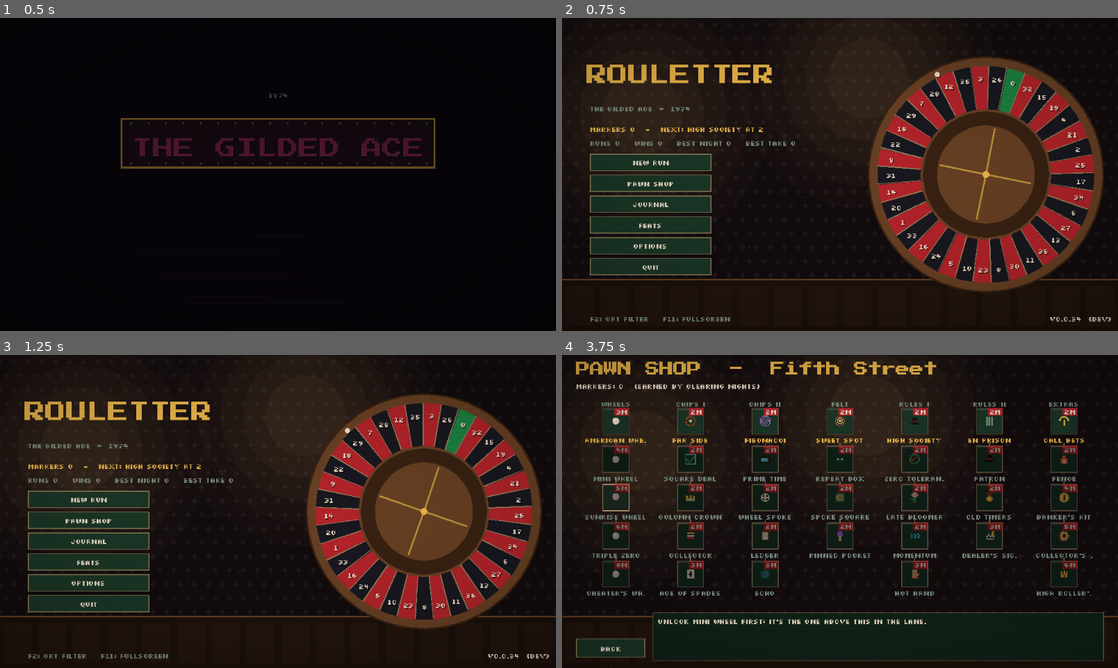
Above: before the commit, frames 1-4 (two rows, left to right).
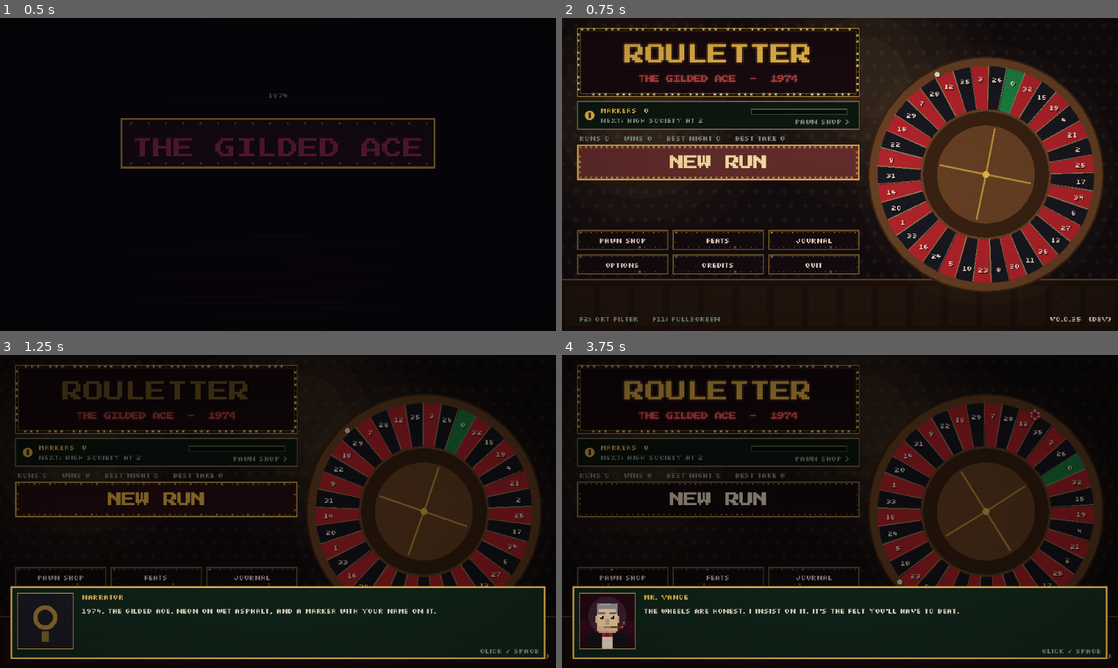
Above: after the commit, the same moments.

Repository: sugnauk/Rouletter
Game: Godot game, scene res://scenes/main.tscn
Same seed, same stepped clock (60 frames per second), same inputs: the game is played once before the commit and once after it.
Inputs (mouse positions are in pixels of both pictures, inside the frame that each line leads up to):
- Up to frame 1 (0.5 s): no input
- Up to frame 2 (0.75 s): tap Enter at 0.5 s; hold Right from 0.53 s (still down); hold Shift from 0.53 s (still down); click (840, 174) at 0.67 s
- Up to frame 3 (1.25 s): keep holding Right; keep holding Shift; tap Space at 0.77 s; tap Ctrl at 0.8 s
- Up to frame 4 (3.75 s): release Right at 1.25 s; release Shift at 1.25 s; click "Pawn Shop" at 1.25 s; click (617, 420) at 2.02 s; click (617, 458) at 2.77 s; click (617, 498) at 3.52 s

Frame 1 is identical in both runs. In frame 2, 21% of the frame differs, in the area x 2-94%, y 3-98%; in frame 3, 37%, in the area x 0-100%, y 3-98%; in frame 4, 35%.

Commit message:
v0.0.35: casino-marquee buttons and a new home screen
Co-Authored-By: Claude Opus 5.5 <noreply@anthropic.com>
Claude-Session: https://claude.ai/code/session_013q6d3yRkHgTahmnKYGjD8n

Diff:
--- a/core/version.gd
+++ b/core/version.gd
@@ -4,7 +4,7 @@
 ## The deploy workflow overwrites BUILD with the commit hash and build time, so "dev" means a
 ## local/editor run.
 
-const VERSION := "0.0.34"
+const VERSION := "0.0.35"
 const BUILD := "dev"
 
 
--- a/scenes/screens/select_screen.gd
+++ b/scenes/screens/select_screen.gd
@@ -19,7 +19,7 @@
 var desc_lbl: Label
 var style_lbl: Label
 var stat_lbl: Label
-var go_btn: Button
+var go_btn   ## a pulsing marquee (scenes/ui/marquee_button.gd)
 var act_btn: Button
 var acts := 1
 var grade := 0
@@ -99,7 +99,8 @@
 	stat_lbl = P.label(panel, "", P.FONT_SMALL, P.DIM)
 	stat_lbl.autowrap_mode = TextServer.AUTOWRAP_WORD_SMART
 	P.place(stat_lbl, Vector2(8, 160), Vector2(264, 100))
-	go_btn = P.button(self, "Deal me in", _deal, Vector2(120, 24))
+	go_btn = P.button(self, "DEAL ME IN", _deal, Vector2(120, 24))
+	go_btn.pulse = true
 	act_btn = P.button(self, "", _toggle_act, Vector2(166, 24))
 	P.place(act_btn, Vector2(334, 322))
 	level_btn = P.button(self, "", func():
--- a/scenes/screens/title_screen.gd
+++ b/scenes/screens/title_screen.gd
@@ -1,6 +1,10 @@
 extends Control
+## The home screen, dressed as a casino front: a neon sign ringed with chasing bulbs, a lit
+## Markers board (click it for the Pawn Shop), a big pulsing NEW RUN, a ticket stub for the run
+## you left, and chips tumbling past the wheel.
 
 const P := preload("res://scenes/ui/palette.gd")
+const Art := preload("res://scenes/ui/art.gd")
 const Board := preload("res://core/board.gd")
 const Version := preload("res://core/version.gd")
 const WheelView := preload("res://scenes/ui/wheel_view.gd")
@@ -8,69 +12,236 @@
 const Wheels := preload("res://core/wheels.gd")
 const Content := preload("res://core/content.gd")
 
+const SIGN := Rect2(18, 12, 324, 78)
+const BOARD := Rect2(18, 96, 324, 32)
+const TICKET := Rect2(18, 192, 324, 44)
+
 var main
-var debt_lbl: Label
+var continue_btn   ## marquee buttons (scenes/ui/marquee_button.gd)
+var new_btn
 var info_lbl: Label
-var continue_btn: Button
 var continue_info: Label
+var sign_view: Control
+var board_view: Control
+var ticket_view: Control
+var chips_view: Control
+var _t := 0.0
+var _flicker := 0.0
+var falling := []      ## chips tumbling past the wheel: {pos, vel, spin, col}
+var _next_chip := 1.0
+var board_text := ["", "", 0.0]   ## markers line, next-unlock line, progress 0..1
 
 
 func setup() -> void:
+	# Behind everything: a soft spotlight on the wheel.
+	var glow := Control.new()
+	glow.mouse_filter = Control.MOUSE_FILTER_IGNORE
+	P.place(glow, Vector2.ZERO, Vector2(640, 360))
+	glow.draw.connect(func():
+		var a := 0.05 + 0.03 * sin(_t * 1.3)
+		for i in range(5):
+			glow.draw_circle(Vector2(488, 180), 150.0 - i * 22.0, Color(1.0, 0.8, 0.45, a * (0.4 + i * 0.15)), true, -1.0, false))
+	add_child(glow)
 	var wheel = WheelView.new()
 	wheel.board = Board.new("european")
 	wheel.idle_spin = true
 	P.place(wheel, Vector2(352, 44), Vector2(272, 272))
 	add_child(wheel)
-	P.place(P.label(self, "ROULETTER", P.FONT_HUGE, P.GOLD), Vector2(28, 54))
-	P.place(P.label(self, "The Gilded Ace  -  1974", P.FONT, P.DIM), Vector2(32, 98))
-	debt_lbl = P.label(self, "", P.FONT, P.GOLD)
-	P.place(debt_lbl, Vector2(32, 122))
+	chips_view = Control.new()
+	chips_view.mouse_filter = Control.MOUSE_FILTER_IGNORE
+	P.place(chips_view, Vector2.ZERO, Vector2(640, 360))
+	chips_view.draw.connect(_draw_chips)
+	add_child(chips_view)
+	sign_view = Control.new()
+	sign_view.mouse_filter = Control.MOUSE_FILTER_IGNORE
+	P.place(sign_view, SIGN.position, SIGN.size)
+	sign_view.draw.connect(_draw_sign)
+	add_child(sign_view)
+	# The Markers board doubles as the way into the Pawn Shop.
+	board_view = Button.new()
+	board_view.flat = true
+	board_view.focus_mode = Control.FOCUS_NONE
+	P.place(board_view, BOARD.position, BOARD.size)
+	board_view.draw.connect(_draw_board)
+	board_view.pressed.connect(func():
+		Sfx.play("click")
+		main.show_screen("pawn"))
+	board_view.mouse_entered.connect(board_view.queue_redraw)
+	board_view.mouse_exited.connect(board_view.queue_redraw)
+	add_child(board_view)
 	info_lbl = P.label(self, "", P.FONT_SMALL, P.DIM)
-	P.place(info_lbl, Vector2(32, 138))
-	var menu := VBoxContainer.new()
-	menu.add_theme_constant_override("separation", 4)
-	P.place(menu, Vector2(32, 156))
-	add_child(menu)
-	continue_btn = P.button(menu, "Continue Run", func(): main.continue_run(), Vector2(140, 20))
-	for b in [["New Run", func(): main.begin_flow()], ["Pawn Shop", func(): main.show_screen("pawn")],
-			["Journal", func(): main.show_screen("journal")], ["Feats", func(): main.show_screen("feats")],
-			["Options", func(): main.open_options()], ["Quit", func(): get_tree().quit()]]:
-		P.button(menu, b[0], b[1], Vector2(140, 20))
-	continue_info = P.label(self, "", P.FONT_SMALL, P.CREAM)
-	continue_info.autowrap_mode = TextServer.AUTOWRAP_WORD_SMART
+	P.place(info_lbl, Vector2(20, 132))
+	# The big plaque, and Continue beside it when there's a run to pick up.
+	new_btn = P.button(self, "NEW RUN", func(): main.begin_flow(), Vector2(196, 40), P.FONT_BIG)
+	new_btn.add_theme_font_override("font", P.title_font())
+	new_btn.pulse = true
+	P.place(new_btn, Vector2(18, 146))
+	continue_btn = P.button(self, "CONTINUE", func(): main.continue_run(), Vector2(122, 40), P.FONT)
+	continue_btn.accent = P.CYAN
+	P.place(continue_btn, Vector2(220, 146))
+	# The ticket stub: what the saved run looks like.
+	ticket_view = Control.new()
+	ticket_view.mouse_filter = Control.MOUSE_FILTER_IGNORE
+	P.place(ticket_view, TICKET.position, TICKET.size)
+	ticket_view.draw.connect(_draw_ticket)
+	add_child(ticket_view)
+	continue_info = P.label(ticket_view, "", P.FONT_SMALL, P.BLACK)
 	continue_info.add_theme_constant_override("line_spacing", -1)
-	P.place(continue_info, Vector2(180, 158), Vector2(170, 90))
+	P.place(continue_info, Vector2(30, 5), Vector2(288, 36))
+	# Everything else, smaller marquees in a grid.
+	var grid := GridContainer.new()
+	grid.columns = 3
+	grid.add_theme_constant_override("h_separation", 6)
+	grid.add_theme_constant_override("v_separation", 6)
+	P.place(grid, Vector2(18, 244))
+	add_child(grid)
+	for b in [["Pawn Shop", func(): main.show_screen("pawn")], ["Feats", func(): main.show_screen("feats")],
+			["Journal", func(): main.show_screen("journal")], ["Options", func(): main.open_options()],
+			["Credits", func(): main.show_screen("credits")], ["Quit", func(): get_tree().quit()]]:
+		P.button(grid, b[0], b[1], Vector2(104, 22))
 	# On the web, phones get the tip that matters: home-screen play is truly full screen.
 	var hint := "On a phone: Share > Add to Home Screen plays full screen. Options > Screen fit if it's cut off." if OS.has_feature("web") \
 		else "F2: CRT filter    F11: fullscreen"
-	P.place(P.label(self, hint, P.FONT_SMALL, P.DIM), Vector2(32, 340))
+	P.place(P.label(self, hint, P.FONT_SMALL, P.DIM), Vector2(20, 340))
 	var ver := P.label(self, Version.label(), P.FONT_SMALL, P.CREAM)
 	ver.horizontal_alignment = HORIZONTAL_ALIGNMENT_RIGHT
 	P.place(ver, Vector2(408, 340), Vector2(224, 10))
 
 
+func _process(delta: float) -> void:
+	if not visible:
+		return
+	_t += delta
+	# The sign flickers now and then, like an old tube.
+	if _flicker > 0.0:
+		_flicker -= delta
+	elif randf() < delta * 0.25:
+		_flicker = randf_range(0.08, 0.3)
+	# Chips tumble past the wheel every few seconds.
+	_next_chip -= delta
+	if _next_chip <= 0.0:
+		_next_chip = randf_range(1.2, 3.0)
+		var cols := [P.RED, P.GOLD, P.CREAM, Color("#3f6fd1"), P.GOOD]
+		falling.append({"pos": Vector2(randf_range(370, 620), -10), "vel": Vector2(randf_range(-12, 12), randf_range(40, 70)),
+			"spin": randf_range(-3, 3), "col": cols[randi() % cols.size()], "a": 0.0})
+	for f in falling:
+		f.pos += f.vel * delta
+		f.vel.y += 30.0 * delta
+		f.a += f.spin * delta
+	falling = falling.filter(func(f): return f.pos.y < 380)
+	sign_view.queue_redraw()
+	chips_view.queue_redraw()
+	board_view.queue_redraw()
+	get_child(0).queue_redraw()
+
+
+func _draw_sign() -> void:
+	var c := sign_view
+	var r := Rect2(Vector2.ZERO, SIGN.size)
+	c.draw_rect(r, Color("#0a0608"))
+	c.draw_rect(r.grow(-3), Color("#1a0b10"))
+	c.draw_rect(r, P.GOLD.darkened(0.3), false, 1.0)
+	c.draw_rect(r.grow(-3), P.GOLD.darkened(0.55), false, 1.0)
+	# Bulbs round the frame, chasing.
+	var chase := int(_t * 10.0)
+	var i := 0
+	var pts := []
+	var x := 5.0
+	while x < r.size.x - 4:
+		pts.append(Vector2(x, 1))
+		x += 7.0
+	var y := 8.0
+	while y < r.size.y - 4:
+		pts.append(Vector2(r.size.x - 2, y))
+		y += 7.0
+	x = r.size.x - 5.0
+	while x > 4:
+		pts.append(Vector2(x, r.size.y - 2))
+		x -= 7.0
+	y = r.size.y - 8.0
+	while y > 4:
+		pts.append(Vector2(1, y))
+		y -= 7.0
+	for p in pts:
+		var on: bool = (i + chase) % 4 != 0
+		c.draw_rect(Rect2(p - Vector2(1, 1), Vector2(2, 2)), Color("#ffe9a8") if on else Color("#5a3a1a"))
+		if on:
+			c.draw_rect(Rect2(p - Vector2(2, 2), Vector2(4, 4)), Color(1.0, 0.85, 0.5, 0.18))
+		i += 1
+	var lit: float = 0.25 if _flicker > 0.0 and int(_t * 30.0) % 2 == 0 else 1.0
+	Art.neon(c, Vector2(r.size.x / 2.0, 30), "ROULETTER", 24, P.GOLD, 1.0, lit)
+	Art.neon(c, Vector2(r.size.x / 2.0, 58), "THE GILDED ACE  -  1974", 8, P.DANGER, 1.0, 1.0 if int(_t * 1.5) % 6 != 0 else 0.6)
+
+
+func _draw_board() -> void:
+	var c := board_view
+	var r := Rect2(Vector2.ZERO, BOARD.size)
+	var hot: bool = board_view.is_hovered()
+	c.draw_rect(r, Color("#0e1a12"))
+	c.draw_rect(r, P.GOLD if hot else P.LINE.darkened(0.4), false, 1.0)
+	Art.icon(c, "cash", Vector2(14, 16), 1)
+	Art.text(c, P.font(), Vector2(26, 13), board_text[0], 8, P.GOLD)
+	Art.text(c, P.font(), Vector2(26, 25), board_text[1], 8, P.CREAM if hot else P.DIM)
+	var bar := Rect2(200, 9, 110, 6)
+	c.draw_rect(bar, Color("#05100a"))
+	c.draw_rect(Rect2(bar.position, Vector2(bar.size.x * float(board_text[2]), bar.size.y)), P.GOLD.lerp(P.GOOD, float(board_text[2])))
+	c.draw_rect(bar, P.LINE.darkened(0.5), false, 1.0)
+	c.draw_string(P.font(), Vector2(250, 26), "PAWN SHOP >", HORIZONTAL_ALIGNMENT_LEFT, -1, 8, P.GOLD if hot else P.DIM)
+
+
+## A cream ticket stub with a perforated edge, for the run waiting to be continued.
+func _draw_ticket() -> void:
+	var c := ticket_view
+	var r := Rect2(Vector2.ZERO, TICKET.size)
+	c.draw_rect(r, Color("#e8dcc0"))
+	c.draw_rect(Rect2(0, 0, 24, r.size.y), Color("#c94a3a"))
+	for yy in range(2, int(r.size.y), 4):
+		c.draw_rect(Rect2(24, yy, 1, 2), Color("#8a7a60"))
+	Art.text(c, P.font(), Vector2(12, 26), "RUN", 8, P.CREAM, true)
+	c.draw_rect(r, Color("#8a6420"), false, 1.0)
+
+
+func _draw_chips() -> void:
+	for f in falling:
+		var squash: float = absf(cos(f.a))
+		var rad := 6.0
+		chips_view.draw_set_transform(f.pos, 0.0, Vector2(1.0, maxf(0.25, squash)))
+		Art.chip(chips_view, Vector2.ZERO, rad, f.col)
+	chips_view.draw_set_transform(Vector2.ZERO, 0.0, Vector2.ONE)
+
+
 func refresh() -> void:
 	var p = main.profile
-	continue_btn.visible = main.has_saved_run()
-	continue_info.text = ""
-	if continue_btn.visible:
+	var saved: bool = main.has_saved_run()
+	continue_btn.visible = saved
+	ticket_view.visible = false
+	new_btn.custom_minimum_size.x = 196 if saved else 324
+	new_btn.size.x = new_btn.custom_minimum_size.x
+	if saved:
 		var r = RunState.new()
 		if r.load_from(main.run_save_path()):
-			var lines := ["%s  -  NIGHT %d" % [Wheels.get_def(r.wheel_id).name.to_upper(), r.night + 1]]
-			lines.append("%s  -  marker $%s left" % ["In the Cage" if r.phase == RunState.Phase.SHOP else r.table_name() + " table", P.money(r.marker_left())])
+			var top := "%s  -  NIGHT %d  -  %s" % [Wheels.get_def(r.wheel_id).name.to_upper(), r.night + 1,
+				"IN THE CAGE" if r.phase == RunState.Phase.SHOP else (r.table_name() + " table").to_upper()]
+			var mode := ""
 			if r.challenge != "":
-				lines.append("Challenge: " + Content.CHALLENGES[r.challenge].name)
+				mode = Content.CHALLENGES[r.challenge].name
 			elif r.weekly != "":
-				lines.append("Weekly challenge")
+				mode = "Weekly challenge"
 			elif r.grade > 0:
-				lines.append("Grade %d marker" % (r.grade + 1))
+				mode = "Grade %d marker" % (r.grade + 1)
 			var ks: Array = main.kit_summary(r)
-			if not ks.is_empty():
-				lines.append(", ".join(ks))
-			lines.append("$%d  -  seed %d" % [r.cash, r.run_seed])
-			continue_info.text = "\n".join(lines)
+			continue_info.text = "\n".join([top, "Marker $%s left  -  $%d cash  -  seed %d%s" % [P.money(r.marker_left()), r.cash, r.run_seed, ("  -  " + mode) if mode != "" else ""],
+				", ".join(ks) if not ks.is_empty() else "No chips on the felt yet"])
+			ticket_view.visible = true
 	var nu: Dictionary = p.next_unlock()
-	debt_lbl.text = "Markers %d" % p.markers
-	if not nu.is_empty():
-		debt_lbl.text += ("   -   %s ready at the Pawn Shop!" % nu.name) if p.markers >= nu.cost else ("   -   next: %s at %d" % [nu.name, nu.cost])
-	info_lbl.text = "Runs %d    Wins %d    Best night %d    Best Take %d" % [p.runs, p.wins, p.best_night, p.best_take]
+	board_text[0] = "MARKERS  %d" % p.markers
+	if nu.is_empty():
+		board_text[1] = "Everything in the Pawn Shop is yours"
+		board_text[2] = 1.0
+	elif p.markers >= nu.cost:
+		board_text[1] = "%s is ready to buy!" % nu.name
+		board_text[2] = 1.0
+	else:
+		board_text[1] = "Next: %s at %d" % [nu.name, nu.cost]
+		board_text[2] = float(p.markers) / float(nu.cost)
+	info_lbl.text = "RUNS %d    WINS %d    BEST NIGHT %d    BEST TAKE %d" % [p.runs, p.wins, p.best_night, p.best_take]
--- /dev/null
+++ b/scenes/ui/marquee_button.gd
@@ -0,0 +1,95 @@
+extends Button
+## A casino-marquee button: black lacquer face, gold trim and a border of light bulbs.
+##   - at rest the bulbs glow warm and twinkle now and then
+##   - on hover they chase round the border and the trim lights up
+##   - on press every bulb flashes and the face dips a pixel
+## Small buttons (under MIN_BULBS) get a lit trim without bulbs. Disabled buttons go dark.
+## Used by every button made with Palette.button().
+
+const P := preload("res://scenes/ui/palette.gd")
+
+const MIN_BULBS := Vector2(60, 18)
+const BULB_GAP := 6.0
+const BULB_ON := Color("#ffe9a8")
+const BULB_WARM := Color("#c98a2e")
+const BULB_OFF := Color("#3a2a1a")
+
+var accent: Color = P.GOLD     ## trim / lit-bulb colour (a "hero" button can use another)
+var pulse := false             ## breathe gently even when not hovered (NEW RUN, DEAL ME IN)
+var _t := 0.0
+var _flash := 0.0
+
+
+func _ready() -> void:
+	button_down.connect(func():
+		_flash = 1.0
+		queue_redraw())
+	mouse_entered.connect(queue_redraw)
+	mouse_exited.connect(queue_redraw)
+
+
+func _process(delta: float) -> void:
+	if not is_visible_in_tree():
+		return
+	_t += delta
+	if _flash > 0.0:
+		_flash = maxf(0.0, _flash - delta * 4.0)
+	# Redraw while something is moving: hover chase, a press flash, a pulse, or a slow twinkle.
+	if is_hovered() or _flash > 0.0 or pulse or int(_t * 8.0) % 4 == 0:
+		queue_redraw()
+
+
+func _draw() -> void:
+	var r := Rect2(Vector2.ZERO, size)
+	var hot: bool = is_hovered() and not disabled
+	var down: bool = button_pressed or _flash > 0.5
+	# Trim: a bright inner line along the top, a dark one along the bottom.
+	var trim: Color = BULB_OFF if disabled else (accent if hot or pulse else accent.darkened(0.45))
+	if pulse and not hot and not disabled:
+		trim = accent.darkened(0.45).lerp(accent, 0.5 + 0.5 * sin(_t * 3.0))
+	draw_rect(r, trim, false, 1.0)
+	draw_rect(Rect2(1, 1, size.x - 2, 1), Color(1, 1, 1, 0.10 if not down else 0.0))
+	draw_rect(Rect2(1, size.y - 2, size.x - 2, 1), Color(0, 0, 0, 0.35))
+	if size.x >= MIN_BULBS.x and size.y >= MIN_BULBS.y:
+		_draw_bulbs(r, hot)
+	if _flash > 0.0 and not disabled:
+		draw_rect(r.grow(-1), Color(BULB_ON, 0.18 * _flash))
+
+
+## Bulbs every few pixels round the border, chasing when hovered.
+func _draw_bulbs(r: Rect2, hot: bool) -> void:
+	var pts := []
+	var inset := 2.0
+	var x := inset + 1.0
+	while x <= r.size.x - inset - 2.0:
+		pts.append(Vector2(x, inset))
+		x += BULB_GAP
+	var y := inset + BULB_GAP
+	while y <= r.size.y - inset - 2.0:
+		pts.append(Vector2(r.size.x - inset - 1.0, y))
+		y += BULB_GAP
+	x = r.size.x - inset - 1.0 - BULB_GAP
+	while x >= inset:
+		pts.append(Vector2(x, r.size.y - inset - 1.0))
+		x -= BULB_GAP
+	y = r.size.y - inset - 1.0 - BULB_GAP
+	while y >= inset + BULB_GAP:
+		pts.append(Vector2(inset, y))
+		y -= BULB_GAP
+	var chase := int(_t * 14.0)
+	var twinkle := int(_t * 2.0)
+	for i in range(pts.size()):
+		var col: Color
+		if disabled:
+			col = BULB_OFF
+		elif _flash > 0.0:
+			col = BULB_ON
+		elif hot:
+			col = BULB_ON if (i + chase) % 3 == 0 else BULB_WARM
+		elif pulse:
+			col = BULB_WARM.lerp(BULB_ON, 0.5 + 0.5 * sin(_t * 3.0 + i * 0.4))
+		else:
+			col = BULB_ON if (i * 7 + twinkle) % 23 == 0 else (BULB_WARM if i % 2 == 0 else BULB_WARM.darkened(0.45))
+		draw_rect(Rect2(pts[i], Vector2(1, 1)), col)
+		if col == BULB_ON:
+			draw_rect(Rect2(pts[i] - Vector2(1, 1), Vector2(3, 3)), Color(col, 0.22))
--- a/scenes/ui/palette.gd
+++ b/scenes/ui/palette.gd
@@ -18,6 +18,7 @@
 const WOOD := Color("#6b4426")
 const WOOD_DARK := Color("#3b2414")
 const DANGER := Color("#ff5d5d")
+const LACQUER := Color("#150c10")      ## marquee button face
 const GOOD := Color("#7ee081")
 
 const CHIP_COLORS := {
@@ -107,15 +108,19 @@
 	t.default_font_size = FONT
 	t.set_font("normal_font", "RichTextLabel", font())
 	t.set_font("bold_font", "RichTextLabel", font())
-	t.set_stylebox("normal", "Button", box(PANEL_HI, LINE.darkened(0.35)))
-	t.set_stylebox("hover", "Button", box(PANEL_HI.lightened(0.12), GOLD))
-	t.set_stylebox("pressed", "Button", box(PANEL.darkened(0.2), GOLD))
-	t.set_stylebox("disabled", "Button", box(PANEL, PANEL_HI))
+	# Buttons are casino marquees (scenes/ui/marquee_button.gd draws the bulbs and trim on top):
+	# black lacquer with a deep-red sheen on hover, pressing dips into red velvet.
+	t.set_stylebox("normal", "Button", box(LACQUER, LACQUER.lightened(0.18), 1, 4))
+	t.set_stylebox("hover", "Button", box(Color("#2a1116"), GOLD.darkened(0.2), 1, 4))
+	t.set_stylebox("pressed", "Button", box(Color("#4a0f18"), GOLD, 1, 4))
+	t.set_stylebox("disabled", "Button", box(Color("#0e0a0c"), Color("#2a2024"), 1, 4))
 	t.set_stylebox("focus", "Button", StyleBoxEmpty.new())
 	t.set_color("font_color", "Button", CREAM)
 	t.set_color("font_hover_color", "Button", GOLD)
-	t.set_color("font_pressed_color", "Button", GOLD)
-	t.set_color("font_disabled_color", "Button", DIM)
+	t.set_color("font_pressed_color", "Button", Color("#ffe9a8"))
+	t.set_color("font_disabled_color", "Button", DIM.darkened(0.3))
+	t.set_color("font_outline_color", "Button", Color("#0a0608"))
+	t.set_constant("outline_size", "Button", 0)
 	t.set_color("font_color", "Label", CREAM)
 	t.set_stylebox("panel", "PanelContainer", box(PANEL, LINE.darkened(0.5)))
 	t.set_stylebox("panel", "Panel", box(PANEL, LINE.darkened(0.5)))
@@ -140,7 +145,7 @@
 
 
 static func button(parent: Node, text: String, cb: Callable, size: Vector2 = Vector2(0, 0), font: int = FONT) -> Button:
-	var b := Button.new()
+	var b: Button = load("res://scenes/ui/marquee_button.gd").new()
 	b.text = text
 	b.focus_mode = Control.FOCUS_NONE
 	b.custom_minimum_size = size
Not shown, added: scenes/ui/marquee_button.gd.uid
Not shown, changed: CHANGELOG.md
